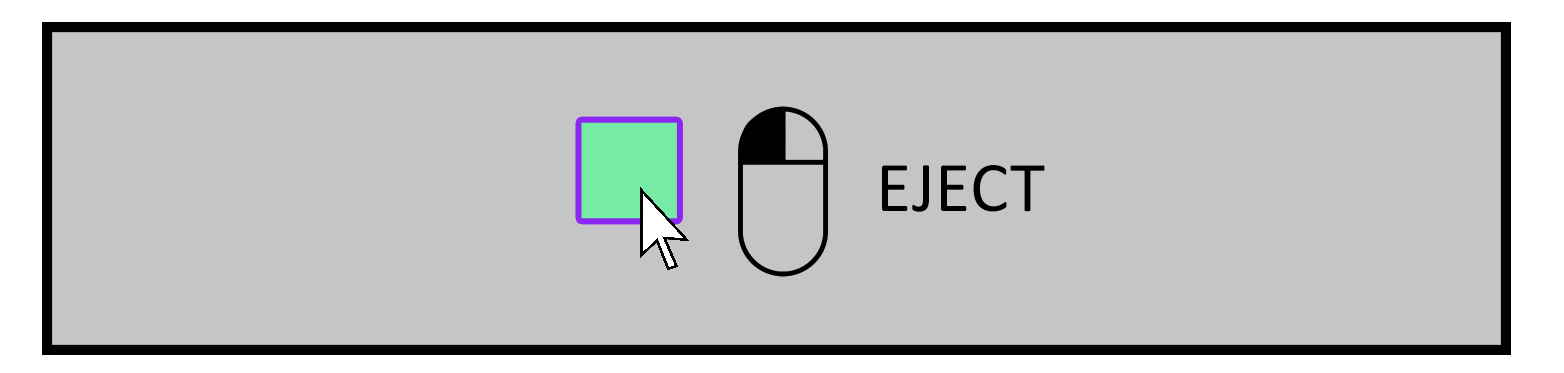
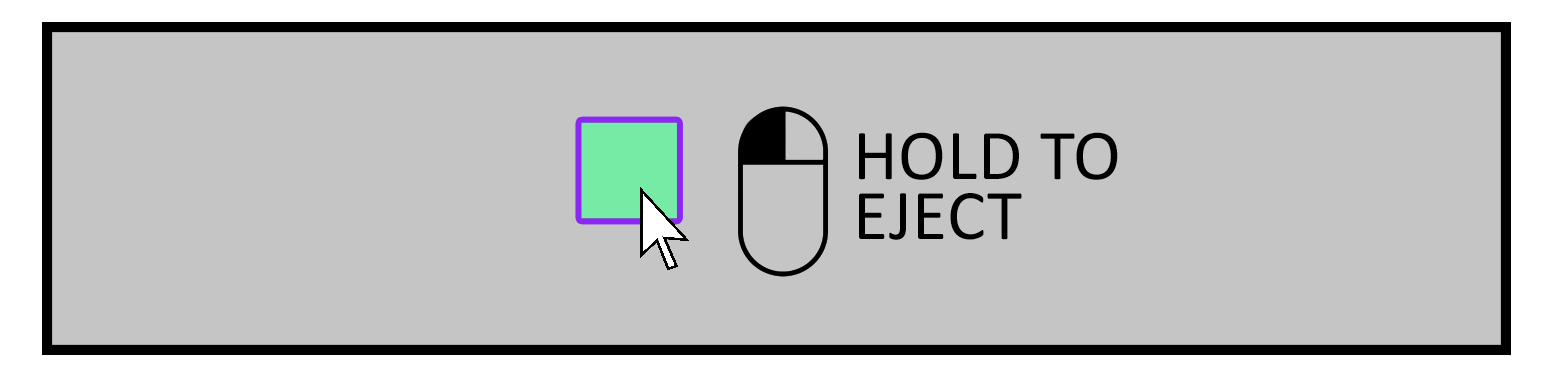
Layered file, before and after one edit (w=1564, h=373). Changes by layer:
renamed "EJECT" to "HOLD TO EJECT", painted on it over box(859, 132, 1118, 240)
